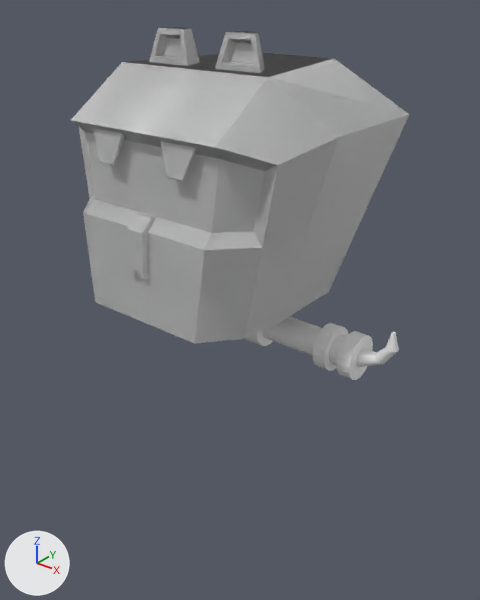
Renders of the Blender file Mecha.blend from each side of a commit.
One viewpoint serves both versions: a 50 mm camera at (3.82, -4.52, 1.66) aimed at (0.15, 0.07, -1.18). Lighting does not change. The marker at lower left points along +X, +Y and +Z.

Names of what the first picture shows: 'CockPit', 'Cylinder'.
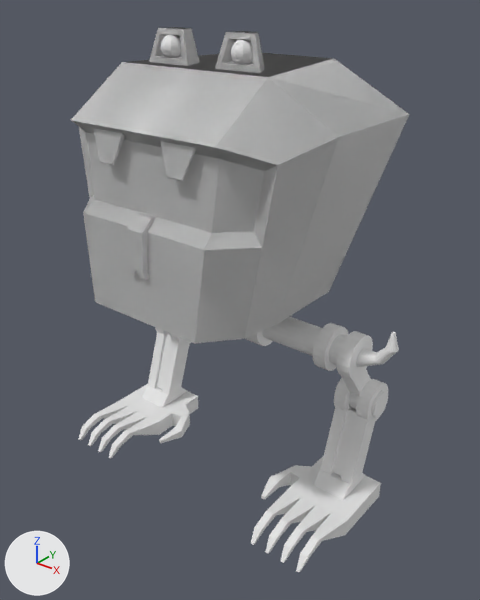
Commit message: added legs

Where the change shows, as pixel boxes [x1, y1, x2, y2] in the pictures (480 x 600 px):
'Feet', added
    after: [79, 384, 381, 572]
'LegLower', added
    after: [148, 331, 375, 487]
'Body2.001', added
    after: [155, 327, 388, 423]
'Eyes', added
    after: [161, 35, 253, 64]
'LegUpper', added
    after: [335, 365, 371, 396]

The change, as a list of edits to the scene's bpy script:
```text
Add me_cube_004:
    me_cube_004.from_pydata(...)  # 108 vertices, 106 faces; spans x -1.81..1.0, y -3.08..0.92, z -1.0..2.34
Add me_cube_003:
    me_cube_003.from_pydata(...)  # 24 vertices, 22 faces; spans x -1.0..1.0, y -1.0..1.0, z -1.0..1.0
Add me_cylinder_001:
    me_cylinder_001.from_pydata(...)  # 200 vertices, 182 faces; spans x 1.038..1.49, y 0.243..0.666, z -0.968..-0.544
Add me_cube_002:
    me_cube_002.from_pydata([(-1.0, -1.0, -1.0), (-1.0, -1.0, 1.0), (-1.0, 1.0, -1.0), (-1.0, 1.0, 1.0), (1.0, -1.0, -1.0), (1.0, -1.0, 1.0), (1.0, 1.0, -1.0), (1.0, 1.0, 1.0)], [], [(0, 1, 3, 2), (2, 3, 7, 6), (6, 7, 5, 4), (4, 5, 1, 0), (2, 6, 4, 0)])
Add me_sphere:
    me_sphere.from_pydata(...)  # 200 vertices, 206 faces; spans x -0.95..0.95, y -0.97..1.0, z -1.0..1.0
Add ob_feet:
    ob_feet = bpy.data.objects.new('Feet', me_cube_004)
    ob_feet.location = (1.26, 0.26, -3.11)
    ob_feet.scale = (0.346, 0.346, 0.0894)
    _m = ob_feet.modifiers.new('Mirror', 'MIRROR')
    _m.mirror_object = ob_cylinder
Add ob_leglower:
    ob_leglower = bpy.data.objects.new('LegLower', me_cube_003)
    ob_leglower.location = (1.27, 0.45, -2.59)
    ob_leglower.rotation_euler = (-0.321, 0.0, 0.0)  # degrees (-18, 0, 0)
    ob_leglower.scale = (0.182, 0.104, 0.392)
    _m = ob_leglower.modifiers.new('Mirror', 'MIRROR')
    _m.mirror_object = ob_cylinder
Add ob_body2_001:
    ob_body2_001 = bpy.data.objects.new('Body2.001', me_cylinder_001)
    ob_body2_001.location = (0.0, 0.18, -1.39)
    _m = ob_body2_001.modifiers.new('Mirror', 'MIRROR')
    _m.use_clip = True
Add ob_legupper:
    ob_legupper = bpy.data.objects.new('LegUpper', me_cube_002)
    ob_legupper.location = (1.27, 0.42, -1.74)
    ob_legupper.rotation_euler = (0.616, 0.0, 0.0)  # degrees (35, 0, 0)
    ob_legupper.scale = (0.0641, 0.104, 0.392)
    _m = ob_legupper.modifiers.new('Mirror', 'MIRROR')
    _m.mirror_object = ob_cylinder
Add ob_eyes:
    ob_eyes = bpy.data.objects.new('Eyes', me_sphere)
    ob_eyes.location = (0.38, -0.17, 1.13)
    ob_eyes.scale = (0.102, 0.102, 0.102)
    _m = ob_eyes.modifiers.new('Mirror', 'MIRROR')
    _m.mirror_object = ob_cockpit
```
